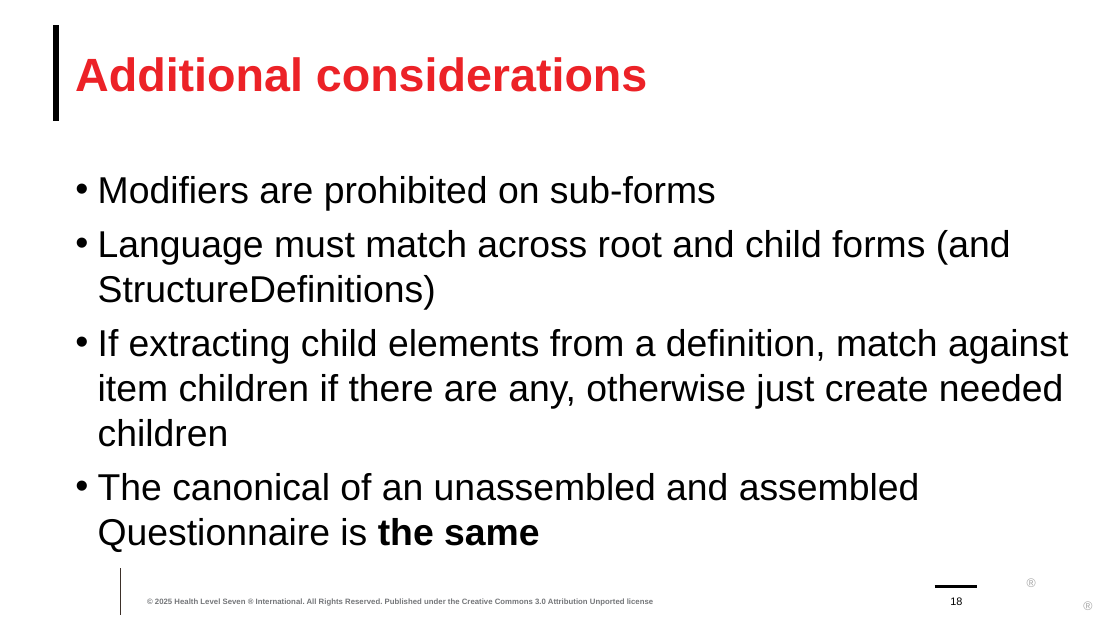
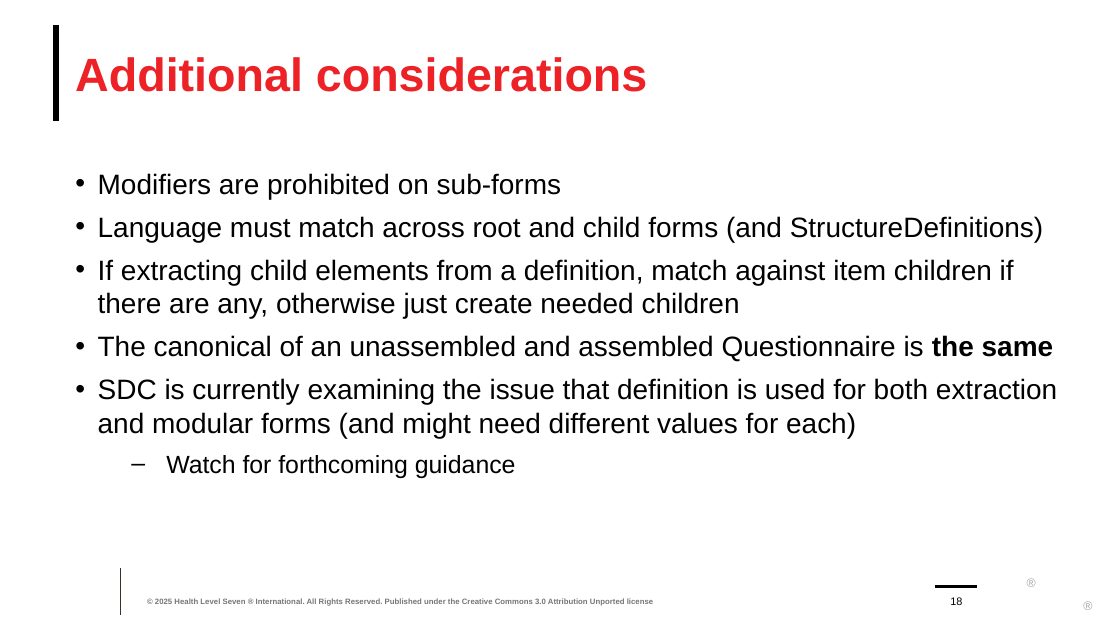
Before and after one commit to FHIR/documents, a slide deck: slide 18 of presentations/sdc/8-SDC-Modular-and-Derived-Forms.pptx. Drawn at 1120x630 pixels with LibreOffice and Linux fonts; fonts in the diff are those of the drawing; background and template pictures are left out. Boxes give left, top, right and bottom in pixels: in the first picture for what was removed or moved away, otherwise in the second. Text is boxed around its words. In the diff, an @@ line names an element or a change of style, - is before the commit and + after.

```diff
--- a/presentations/sdc/8-SDC-Modular-and-Derived-Forms.pptx
+++ b/presentations/sdc/8-SDC-Modular-and-Derived-Forms.pptx
@@ text at [98,173,1054,361]: size 24 to 18 pt in "Modifiers are prohibited on sub-forms", "Language must match across root and child ...", "If extracting child elements from a definition, ...", "The canonical of an unassembled and assembled ..." @@
@@ text at [98,378,1057,478]: paragraphs added @@
+• SDC is currently examining the issue that definition is used for both extraction and modular forms (and might need different values for each)
+  – Watch for forthcoming guidance
```
Also in this commit, not shown: 10 other slides changed, 4 other files.
